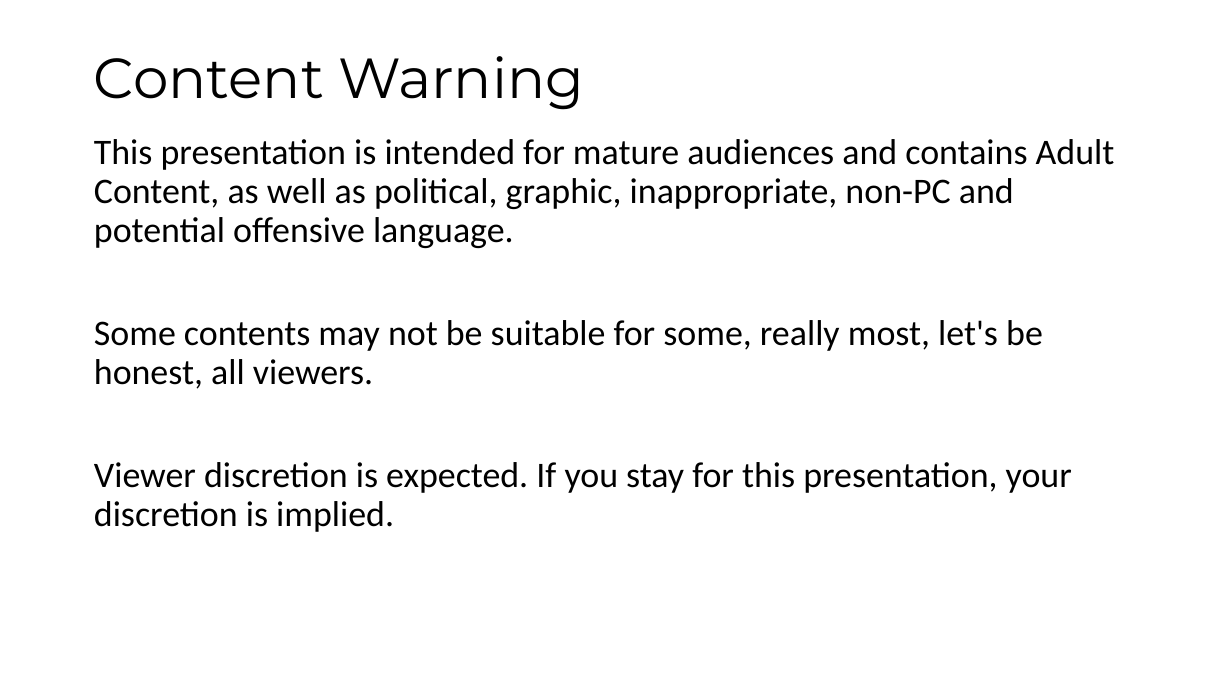
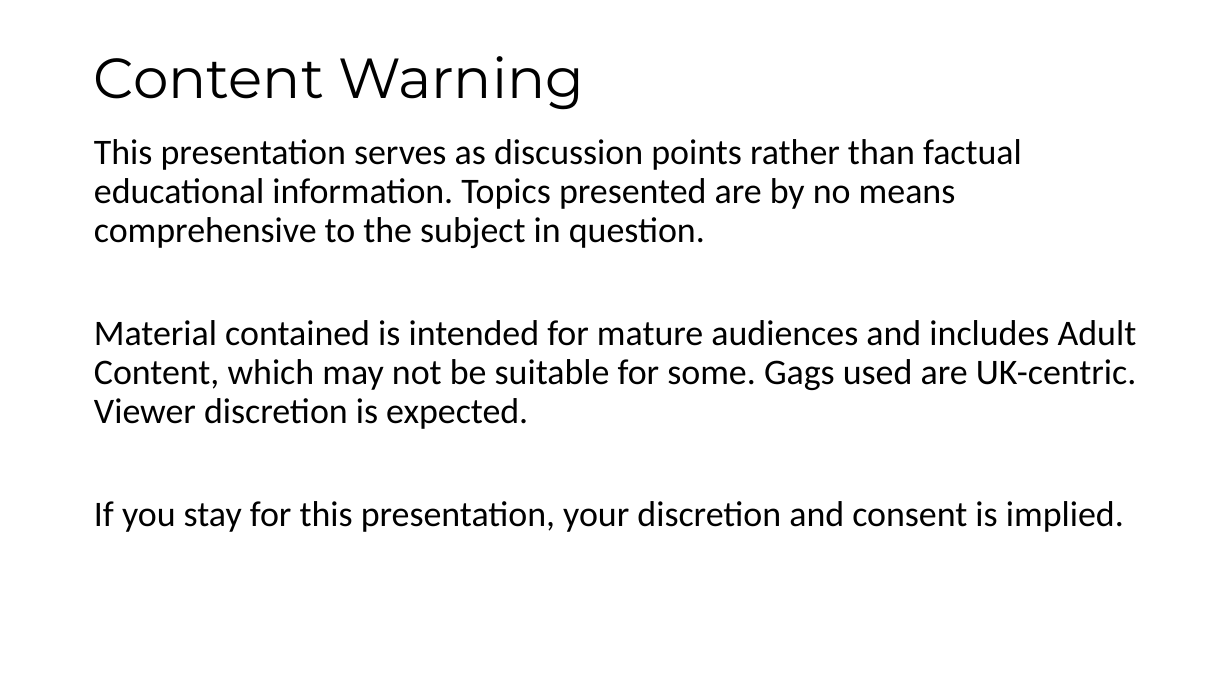
Before and after one commit to maatt4code/PicsAndStuff, a slide deck: slide 3 of Presentation/FXMM.pptx. Drawn at 1232x693 pixels with LibreOffice and Linux fonts; fonts in the diff are those of the drawing. Boxes give left, top, right and bottom in pixels: in the first picture for what was removed or moved away, otherwise in the second. Text is boxed around its words. In the diff, an @@ line names an element or a change of style, - is before the commit and + after.

```diff
--- a/Presentation/FXMM.pptx
+++ b/Presentation/FXMM.pptx
@@ text at (x1=94, y1=139, x2=1137, y2=532): text changed @@
-This presentation is intended for mature audiences and contains Adult Content, as well as political, graphic, inappropriate, non-PC and potential offensive language.
-Some contents may not be suitable for some, really most, let's be honest, all viewers.
-Viewer discretion is expected. If you stay for this presentation, your discretion is implied.
+This presentation serves as discussion points rather than factual educational information. Topics presented are by no means comprehensive to the subject in question.
+Material contained is intended for mature audiences and includes Adult Content, which may not be suitable for some. Gags used are UK-centric. Viewer discretion is expected.
+If you stay for this presentation, your discretion and consent is implied.
```
Also in this commit, not shown: 7 other slides changed.
